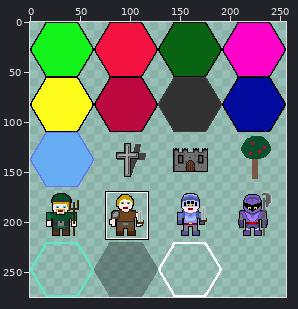
Sprite sheet -- android/assets/worlds/tileset.png. Above: a wide view before the commit, with the close-up outlined.
Close-up. Before the edit:
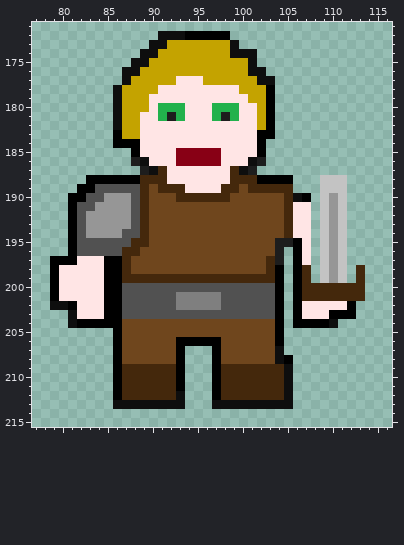
The file is 256x275 pixels. Colours within 5 levels of each other are drawn and written as one. Shown: x 77..116, y 171..215. The commit also changed other parts of the picture, which this record leaves out.
After the commit:
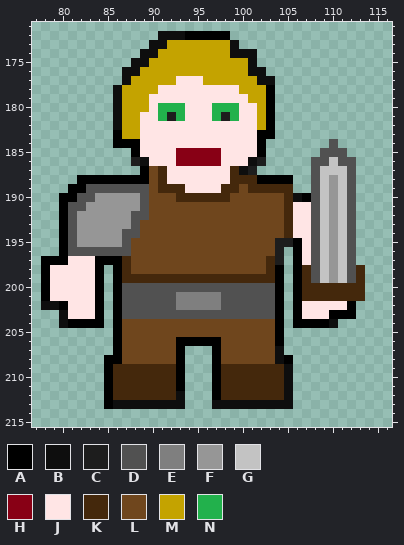
Palette (. is transparent): A #000000  B #0e0e0e  C #1d1d1d  D #515151  E #7f7f7f  F #969696  G #c3c3c3  H #880015  J #ffe5e5  K #44280c  L #6f461d  M #c4a300  N #22b14c
Difference:
@@ x 77..116 @@
 183 .........AMMJJJJJJJJJJJJJAA.............
-184 .........AAAJJJJJJJJJJJJJA..............
-185 ...........AJJJJHHHHHJJJJA..............
-186 ...........CBJJJHHHHHJJJBC..............
-187 ............CBKJJJJJJJKBC...............
-188 ......AAAAAAKKKJJJJJJJKKKAAAA...GGG.....
-189 .....AADDDDDKLKKKJJJJKKLKKKKK...GGG.....
-190 ....AADDFFFDKLLLKKKKKKLLLLLLKBA.GFG.....
-191 ....ADDFFFFDKLLLLLLLLLLLLLLLKJJ.GFG.....
-192 ....ADFFFFFDKLLLLLLLLLLLLLLLKJJ.GFG.....
-193 ....ADFFFFFDKLLLLLLLLLLLLLLLKJJ.GFG.....
-194 ....ADFFFFDDKLLLLLLLLLLLLLLLKJJ.GFG.....
-195 ....ADDDDDDKKLLLLLLLLLLLLLLCCAJ.GFG.....
-196 ....ADDDDDKKLLLLLLLLLLLLLLLC.AJ.GFG.....
-197 ..AAAJJJAAKLLLLLLLLLLLLLLLKC.AJ.GFG.....
-198 ..AJJJJJAAKLLLLLLLLLLLLLLLKA.AK.GFG.K...
-199 ..AJJJJJAAKKKKKKKKKKKKKKKKKA.AK.GFG.K...
-200 ..AJJJJJAADDDDDDDDDDDDDDDDDA.AKKKKKKK...
-201 ..AJJJJJAADDDDDDEEEEEDDDDDDA.AKKKKKKK...
-202 ..BBAJJJAADDDDDDEEEEEDDDDDDA.AJJJJJA....
-203 ....BJJJAADDDDDDDDDDDDDDDDDA.AJJJAAA....
-204 ....BAAAAALLLLLLLLLLLLLLLLLA.AAAAB......
+184 .........AAAJJJJJJJJJJJJJA.......D......
+185 ...........AJJJJHHHHHJJJJA......DDD.....
+186 ...........CBJJJHHHHHJJJBC.....DDGDD....
+187 ............ALKJJJJJJJKBC......DGGGD....
+188 .....AAAAAAAALKJJJJJJJKKKAAAA..DGFGD....
+189 ....AADDDDDDDLKKKJJJJKKLKKKKK..DGFGD....
+190 ...AADDFFFFFDLLLKKKKKKLLLLLLKBADGFGD....
+191 ...ADDFFFFFFDLLLLLLLLLLLLLLLKJJDGFGD....
+192 ...ADFFFFFFDDLLLLLLLLLLLLLLLKJJDGFGD....
+193 ...ADFFFFFFDLLLLLLLLLLLLLLLLKJJDGFGD....
+194 ...ADFFFFFDDLLLLLLLLLLLLLLLLKJJDGFGD....
+195 ...ADFFFFFDLLLLLLLLLLLLLLLLCCAJDGFGD....
+196 ...ADDDDDDDLLLLLLLLLLLLLLLLC.AJDGFGD....
+197 .AAAJJJAAAKLLLLLLLLLLLLLLLKC.AJDGFGD....
+198 .AJJJJJA.AKLLLLLLLLLLLLLLLKA.AKDGFGDK...
+199 .AJJJJJA.AKKKKKKKKKKKKKKKKKA.AKDGFGDK...
+200 .AJJJJJA.ADDDDDDDDDDDDDDDDDA.AKKKKKKK...
+201 .AJJJJJA.ADDDDDDEEEEEDDDDDDA.AKKKKKKK...
+202 .BBAJJJA.ADDDDDDEEEEEDDDDDDA.AJJJJJA....
+203 ...BJJJA.ADDDDDDDDDDDDDDDDDA.AJJJAAA....
+204 ...BAAAA.ALLLLLLLLLLLLLLLLLA.AAAAB......
 205 .........ALLLLLLLLLLLLLLLLLA............
@@ x 83..88 @@
 207 ...ALL
-208 ...ALL
-209 ...AKK
-210 ...AKK
-211 ...AKK
-212 ...AKK
-213 ...BBB
+208 ..AALL
+209 ..AKKK
+210 ..AKKK
+211 ..AKKK
+212 ..AKKK
+213 ..ABBB
 214 ......
Boxes around the changes in both close-ups, in picture pixels (x1, y1, x2, y2):
changed: (311, 139, 356, 283)
changed: (41, 166, 158, 409)
